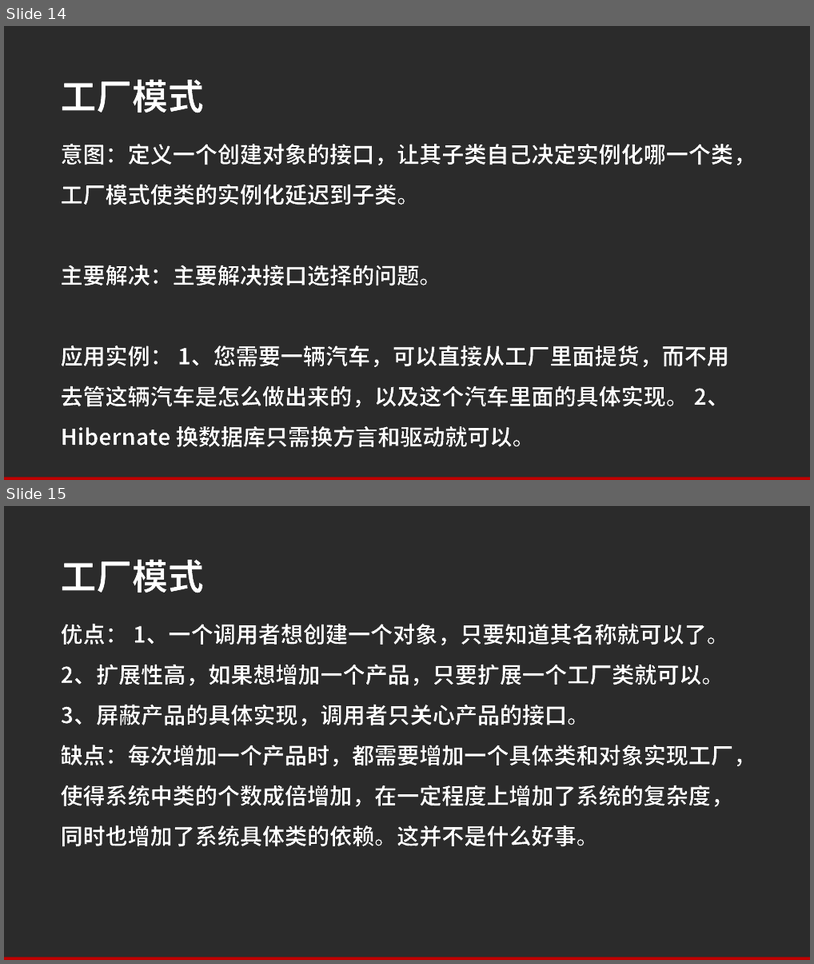
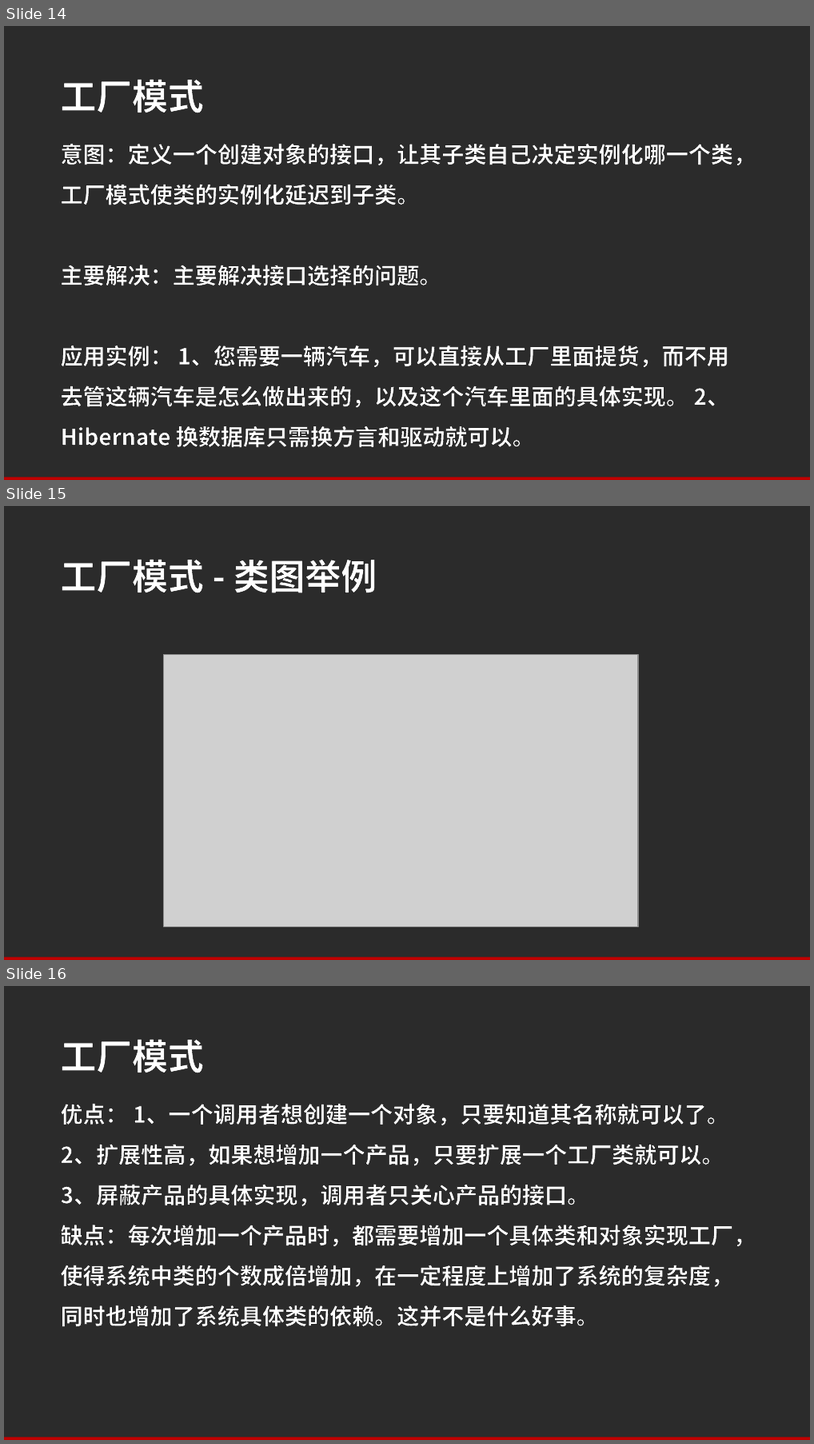
Before and after one commit to angellee1988/design-pattern, a slide deck: 常用设计模式.pptx. Shown one above the other, each under a label of ours: slides 14 and 15 before the commit, slides 14, 15 and 16 after it. The pictures are 814x964 and 814x1444 pixels, drawn with LibreOffice and Linux fonts; fonts in the diff are those of the drawing; grey boxes stand for pictures; background and template pictures are left out; a plain dark background stands for a picture behind light text. Boxes give left, top, right and bottom in pixels: in the first picture for what was removed or moved away, otherwise in the second. Text is boxed around its words. In the diff, an @@ line names an element or a change of style, - is before the commit and + after.

```diff
--- a/常用设计模式.pptx
+++ b/常用设计模式.pptx
@@ slide 15 added at [4,506,810,960], background picture (left out); not listed: 1 template element that a slide beside it also shows @@
@@ text added at [61,560,377,593], 32 pt, text #FFFFFF, bold @@
+工厂模式 - 类图举例
@@ picture added at [164,654,638,926] @@
@@ what was slide 15 is now slide 16 @@
```
Also in this commit, not shown: 4 slides changed, 5 other slides added.
